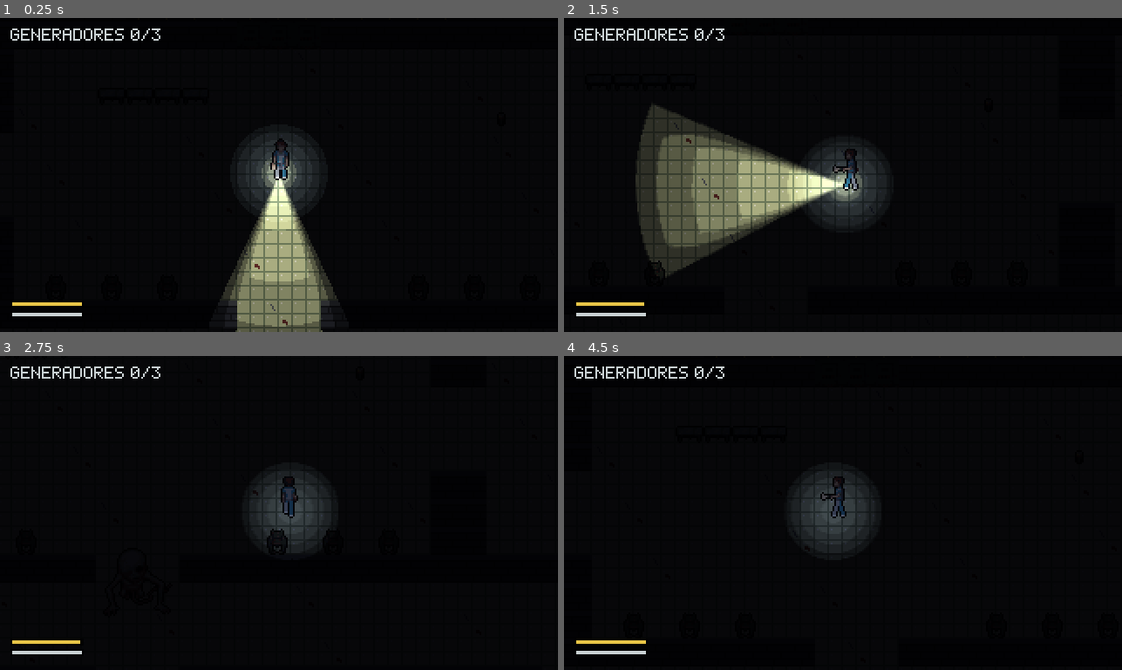
Above: before the commit, frames 1-4 (two rows, left to right).
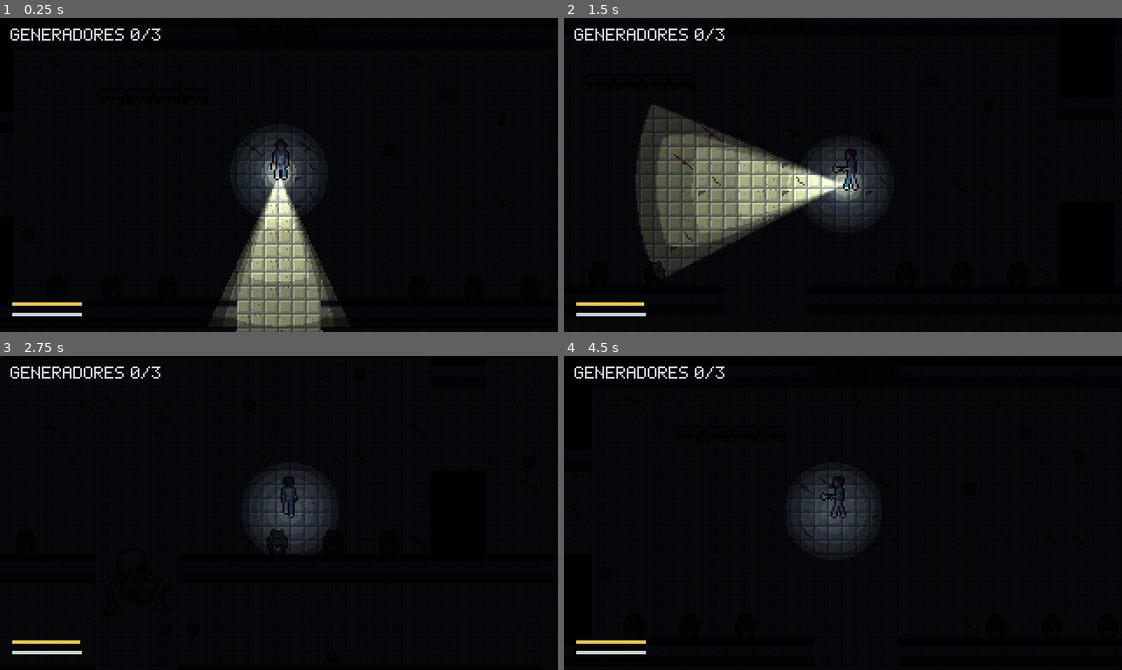
Above: after the commit, the same moments.

Repository: Skyfreefury/blackout-beta
Game: Godot game, scene res://scenes/main.tscn
Two runs of this game, one before a commit and one after it. Both use one fixed random seed, a clock stepped at 60 frames per second and the inputs below. This scene is started directly instead of the project's main scene.
Inputs (mouse positions are in pixels of both pictures, inside the frame that each line leads up to):
- Up to frame 1 (0.25 s): no input
- Up to frame 2 (1.5 s): tap Enter at 0.5 s; move the mouse to (965, 159) at 0.52 s; hold D (move_right) 0.53-1.28 s; hold E (interact) 0.53-1.28 s; move the mouse to (731, 190) at 1.27 s; hold S (move_down) from 1.28 s (still down); tap Shift (sprint) at 1.35 s
- Up to frame 3 (2.75 s): move the mouse to (334, 443) at 2.02 s; release S (move_down) at 2.03 s; hold D (move_right) from 2.03 s (still down); hold F (toggle_light) from 2.03 s (still down)
- Up to frame 4 (4.5 s): move the mouse to (815, 575) at 2.77 s; release D (move_right) at 2.78 s; release F (toggle_light) at 2.78 s; hold W (move_up) 2.78-3.53 s; tap E (interact) at 2.85 s; move the mouse to (1010, 560) at 3.52 s; hold Shift (sprint) 3.53-4.28 s; hold A (move_left) from 3.53 s (still down); tap R (restart) at 4.25 s; move the mouse to (675, 465) at 4.27 s; tap F (toggle_light) at 4.35 s

The runs differ from the first frame. In frame 1, 2.5% of the frame differs, in the area x 38-62%, y 38-100%; in frame 2, 2.6%, in the area x 16-57%, y 34-75%; in frame 3, less than 0.1%; in frame 4, less than 0.1%.

Commit message:
Paso 5: suelos, hormigón y paredes nuevos, sombras sin dientes de sierra
- Suelo de hospital con bisel y 5 variantes (limpio, sucio, roto, sangre, charco)
- Hormigón con 3 variantes; variante elegida por posición, igual en todos los equipos
- Paredes con cara frontal (yeso y zócalo verde) o parte de arriba según lo que hay debajo
- Sombras de pared hechas con un segmento por borde pared-suelo, unidos en tramos:
  la cara que recibe la linterna se ilumina entera y desaparecen los dientes de sierra

Co-Authored-By: Claude Opus 5.5 <noreply@anthropic.com>

Diff:
--- a/scripts/level.gd
+++ b/scripts/level.gd
@@ -3,13 +3,20 @@
 ## Construye el mapa desde un archivo de texto. La leyenda está en tools/gen_hospital_map.py.
 
 const TILE := 16
+# Coordenadas del atlas art/sprites/tiles.png (orden fijado en tools/gen_placeholders.py).
 const FLOOR := Vector2i(0, 0)
-const WALL := Vector2i(1, 0)
-const FLOOR_STAINED := Vector2i(2, 0)
+## Pared con suelo debajo: se ve su cara frontal.
+const WALL_FRONT := Vector2i(1, 0)
+## Pared con pared debajo: solo se ve la parte de arriba.
+const WALL_TOP := Vector2i(11, 0)
 const CONCRETE := Vector2i(3, 0)
 const ASPHALT := Vector2i(4, 0)
 const STAIRS := Vector2i(5, 0)
 const DOOR := Vector2i(6, 0)
+## Variantes de suelo de hospital con su probabilidad en %: limpio, sucio, roto, sangre, charco.
+const FLOOR_VARIANTS := [[Vector2i(0, 0), 70], [Vector2i(12, 0), 14], [Vector2i(13, 0), 8], [Vector2i(2, 0), 5], [Vector2i(16, 0), 3]]
+## Variantes de hormigón: liso, manchado, agrietado.
+const CONCRETE_VARIANTS := [[Vector2i(3, 0), 70], [Vector2i(14, 0), 15], [Vector2i(15, 0), 15]]
 const OBSTACLES := {"c": Vector2i(7, 0), "w": Vector2i(8, 0), "i": Vector2i(9, 0), "t": Vector2i(10, 0)}
 const TILES_TEXTURE := preload("res://art/sprites/tiles.png")
 ## Capa de física de los obstáculos: frenan el paso pero no cortan la luz.
@@ -58,6 +65,7 @@
 	for y in size.y:
 		for x in size.x:
 			_place(Vector2i(x, y))
+	_build_occluders()
 	_build_monster_grid()
 
 
@@ -88,6 +96,7 @@
 	door_open = true
 	for cell in _door_cells:
 		tiles.set_cell(cell, 0, FLOOR)
+	_build_occluders()
 
 
 ## Camino en coordenadas de mundo desde el monstruo hasta un objetivo.
@@ -104,7 +113,8 @@
 	var center := cell_center(cell)
 	match c:
 		"#":
-			tiles.set_cell(cell, 0, WALL)
+			var below := _char_at(cell + Vector2i.DOWN)
+			tiles.set_cell(cell, 0, WALL_TOP if below == "#" or below == "X" else WALL_FRONT)
 			return
 		"X":
 			tiles.set_cell(cell, 0, DOOR)
@@ -138,9 +148,17 @@
 			if _char_at(cell + d) == ",":
 				concrete = true
 				break
-	if concrete:
-		return CONCRETE
-	return FLOOR_STAINED if (cell.x * 7 + cell.y * 13) % 11 == 0 else FLOOR
+	return _pick_variant(cell, CONCRETE_VARIANTS if concrete else FLOOR_VARIANTS)
+
+
+## Elige una variante según la posición, siempre la misma en todos los equipos.
+func _pick_variant(cell: Vector2i, variants: Array) -> Vector2i:
+	var roll := absi(cell.x * 73856093 ^ cell.y * 19349663) % 100
+	for entry: Array in variants:
+		roll -= entry[1]
+		if roll < 0:
+			return entry[0]
+	return variants[0][0]
 
 
 func _load_rows(path: String) -> PackedStringArray:
@@ -168,7 +186,6 @@
 	ts.add_physics_layer()
 	ts.set_physics_layer_collision_layer(1, OBSTACLE_LAYER)
 	ts.set_physics_layer_collision_mask(1, 0)
-	ts.add_occlusion_layer()
 
 	var source := TileSetAtlasSource.new()
 	source.texture = TILES_TEXTURE
@@ -179,17 +196,10 @@
 
 	var h := TILE / 2.0
 	var square := PackedVector2Array([Vector2(-h, -h), Vector2(h, -h), Vector2(h, h), Vector2(-h, h)])
-	for coords: Vector2i in [WALL, DOOR]:
+	for coords: Vector2i in [WALL_FRONT, WALL_TOP, DOOR]:
 		var data := source.get_tile_data(coords, 0)
 		data.add_collision_polygon(0)
 		data.set_collision_polygon_points(0, 0, square)
-		var occluder := OccluderPolygon2D.new()
-		occluder.polygon = square
-		# Solo proyectan sombra los bordes del fondo: la cara de la pared que mira
-		# a la luz queda iluminada y lo que hay detrás sigue a oscuras.
-		occluder.cull_mode = OccluderPolygon2D.CULL_COUNTER_CLOCKWISE
-		data.set_occluder_polygons_count(0, 1)
-		data.set_occluder_polygon(0, 0, occluder)
 	var inset := square.duplicate()
 	for i in inset.size():
 		inset[i] *= 0.75
@@ -320,3 +330,49 @@
 				best_dist = dist
 				best = c
 	return best
+
+
+## Sombras de las paredes: un segmento por cada borde entre pared y suelo, unidos en tramos.
+## Cada segmento solo proyecta sombra a la luz que le llega desde dentro de la pared: la cara
+## que mira a la linterna se ilumina entera y detrás queda oscuro, sin dientes de sierra.
+func _build_occluders() -> void:
+	var old := get_node_or_null("Occluders")
+	if old != null:
+		old.free()
+	var holder := Node2D.new()
+	holder.name = "Occluders"
+	add_child(holder)
+	var t := float(TILE)
+	for y in size.y:
+		_add_runs(holder, y, Vector2i.UP, func(x0, x1): return [Vector2(x0 * t, y * t), Vector2((x1 + 1) * t, y * t)])
+		_add_runs(holder, y, Vector2i.DOWN, func(x0, x1): return [Vector2((x1 + 1) * t, (y + 1) * t), Vector2(x0 * t, (y + 1) * t)])
+	for x in size.x:
+		_add_runs(holder, x, Vector2i.RIGHT, func(y0, y1): return [Vector2((x + 1) * t, y0 * t), Vector2((x + 1) * t, (y1 + 1) * t)], true)
+		_add_runs(holder, x, Vector2i.LEFT, func(y0, y1): return [Vector2(x * t, (y1 + 1) * t), Vector2(x * t, y0 * t)], true)
+
+
+## Recorre una fila (o columna) y crea un segmento por cada tramo seguido de paredes
+## cuyo vecino en la dirección dada no es pared.
+func _add_runs(holder: Node2D, line: int, side: Vector2i, to_points: Callable, vertical := false) -> void:
+	var length := size.y if vertical else size.x
+	var start := -1
+	for i in length + 1:
+		var cell := Vector2i(line, i) if vertical else Vector2i(i, line)
+		var exposed := i < length and _blocks_light(cell) and not _blocks_light(cell + side)
+		if exposed and start < 0:
+			start = i
+		elif not exposed and start >= 0:
+			var points: Array = to_points.call(start, i - 1)
+			var poly := OccluderPolygon2D.new()
+			poly.closed = false
+			poly.cull_mode = OccluderPolygon2D.CULL_COUNTER_CLOCKWISE
+			poly.polygon = PackedVector2Array(points)
+			var occ := LightOccluder2D.new()
+			occ.occluder = poly
+			holder.add_child(occ)
+			start = -1
+
+
+func _blocks_light(cell: Vector2i) -> bool:
+	var c := _char_at(cell)
+	return c == "#" or (c == "X" and not door_open)
Binary file changed: art/preview/juego_congelado.png
Binary file added: art/preview/juego_paredes.png
Binary file changed: art/preview/tiles.png
Binary file changed: art/sprites/tiles.png
